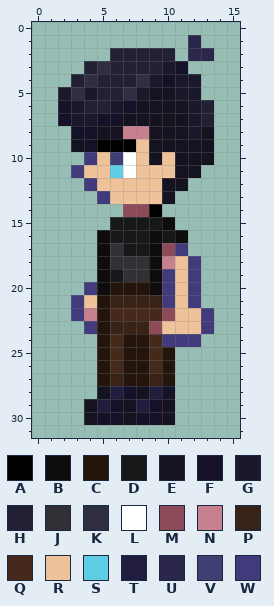
Pixel-art sprite, stored at sprites/main_character/idle_left/idle_left_1.png. That is the earlier state.
The file is 48x96 pixels, drawn in blocks of 3x3; one block is one cell here. Colours within 5 levels of each other are drawn and written as one.
Palette (. is transparent): A #000000  B #0e0c0c  C #23140c  D #171819  E #15131f  F #151128  G #1b182c  H #222034  J #322f35  K #302e42  L #ffffff  M #8d4a58  N #c6808f  P #392316  Q #452a1b  R #eec39a  S #5fcde4  T #201d3e  U #2b274b  V #3f3f74  W #413a7b
The same view after the edit:
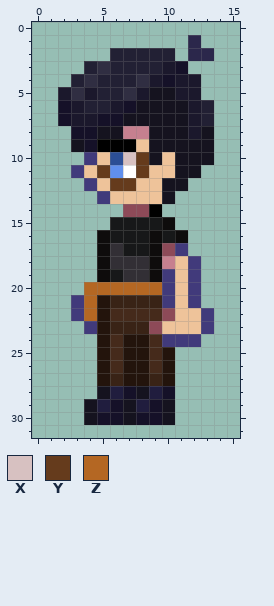
Colours new in this view: X #d7c1c1  Y #653b1c  Z #b46723
What changed:
Colour S changes from #5fcde4 to #608fed.
Colour V changes from #3f3f74 to #2b4e95.
The edit turns colour L into colour X in row 10 at x 7.
The edit turns colour R into colour Y in row 10 at x 8; in row 11 at x 5 and 8; in row 12 at x 6 to 7.
The edit turns colour B into colour Z in row 20 at x 5 and 9.
The edit turns colour C into colour Z in row 20 at x 6 to 8.
The edit turns colour N into colour Z in row 22 at x 4.
The edit turns colour R into colour Z in row 21 at x 4.
The edit turns colour W into colour Z in row 20 at x 4.
